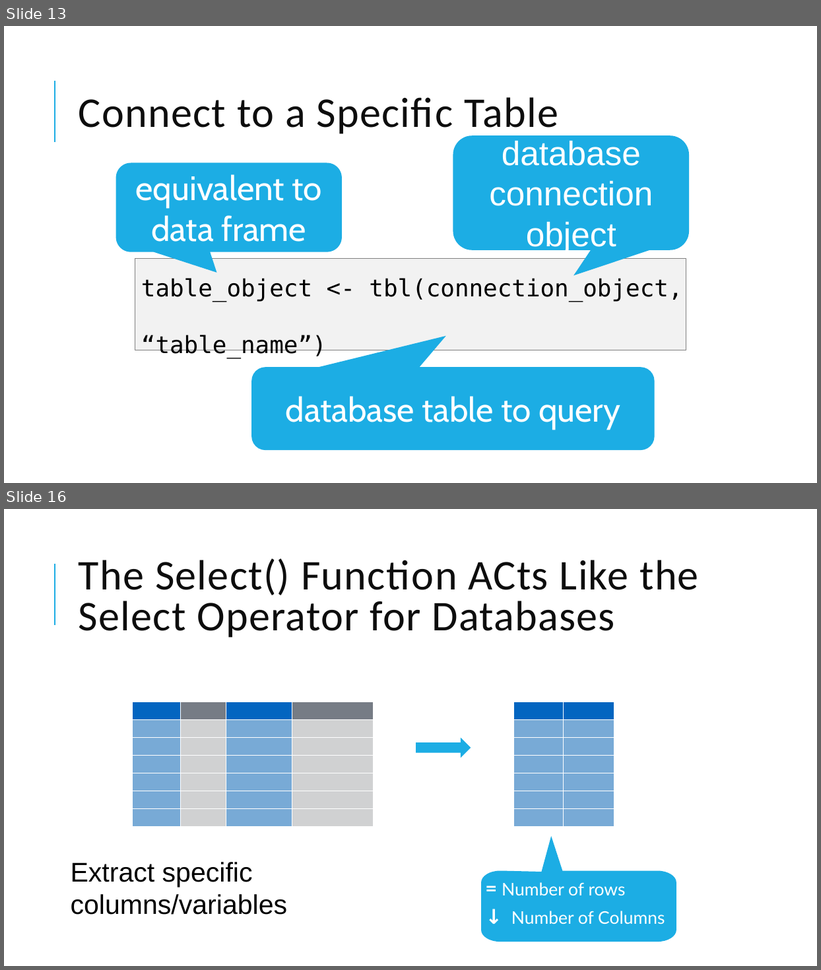
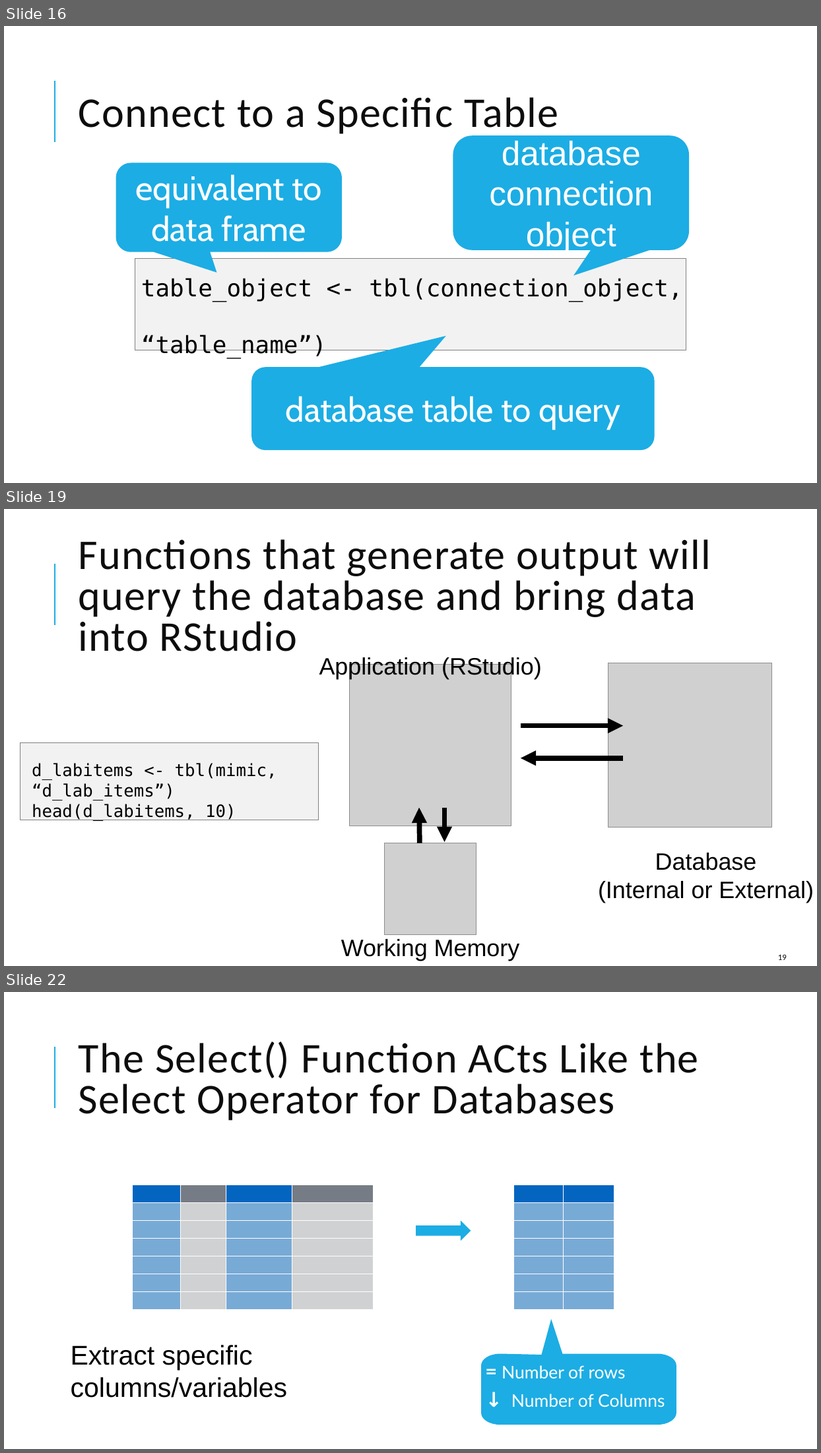
Before and after one commit to amromeo/api_r_int_db_24, a slide deck: presentations/02 - Databases with R.pptx. Shown one above the other, each under a label of ours: slides 13 and 16 before the commit, slides 16, 19 and 22 after it; the slides between them are not shown. The pictures are 821x970 and 821x1453 pixels, drawn with LibreOffice and Linux fonts; fonts in the diff are those of the drawing; grey boxes stand for pictures. Boxes give left, top, right and bottom in pixels: in the first picture for what was removed or moved away, otherwise in the second. Text is boxed around its words. In the diff, an @@ line names an element or a change of style, - is before the commit and + after.

```diff
--- a/presentations/02 - Databases with R.pptx
+++ b/presentations/02 - Databases with R.pptx
@@ slide 19 added at (4, 509, 817, 966), background #FFFFFF; not listed: 1 template element that a slide beside it also shows @@
@@ title added at (79, 539, 712, 652), 50 pt, text #0D0D0D @@
+Functions that generate output will query the database and bring data into RStudio
@@ text added at (319, 656, 542, 679), 28 pt, text #000000 @@
+Application (RStudio)
@@ picture added at (350, 665, 512, 826) @@
@@ picture added at (608, 663, 772, 827) @@
@@ arrow added from (521, 726) to (623, 726), #000000 6 pt @@
@@ rectangle added at (20, 743, 319, 820), fill #F2F2F2, outline #808080 0.75 pt @@
@@ text added at (32, 763, 277, 821), 20 pt, text #000000 @@
+d_labitems <- tbl(mimic, “d_lab_items”)
+head(d_labitems, 10)
@@ arrow added from (623, 758) to (521, 758), #000000 6 pt @@
@@ arrow added from (420, 843) to (419, 808), #000000 6 pt @@
@@ arrow added from (444, 808) to (444, 842), #000000 6 pt @@
@@ picture added at (385, 843, 476, 935) @@
@@ text added at (598, 853, 814, 903), 28 pt, text #000000 @@
+Database
+(Internal or External)
@@ text added at (341, 939, 520, 961), 28 pt, text #000000 @@
+Working Memory
@@ page number added at (778, 955, 787, 960), 10 pt, text #0D0D0D @@
+19
@@ what was slide 13 is now slide 16 @@
@@ what was slide 16 is now slide 22 @@
```
Also in this commit, not shown: 11 slides changed, 10 other slides added, 3 slides removed, 1 other file.
